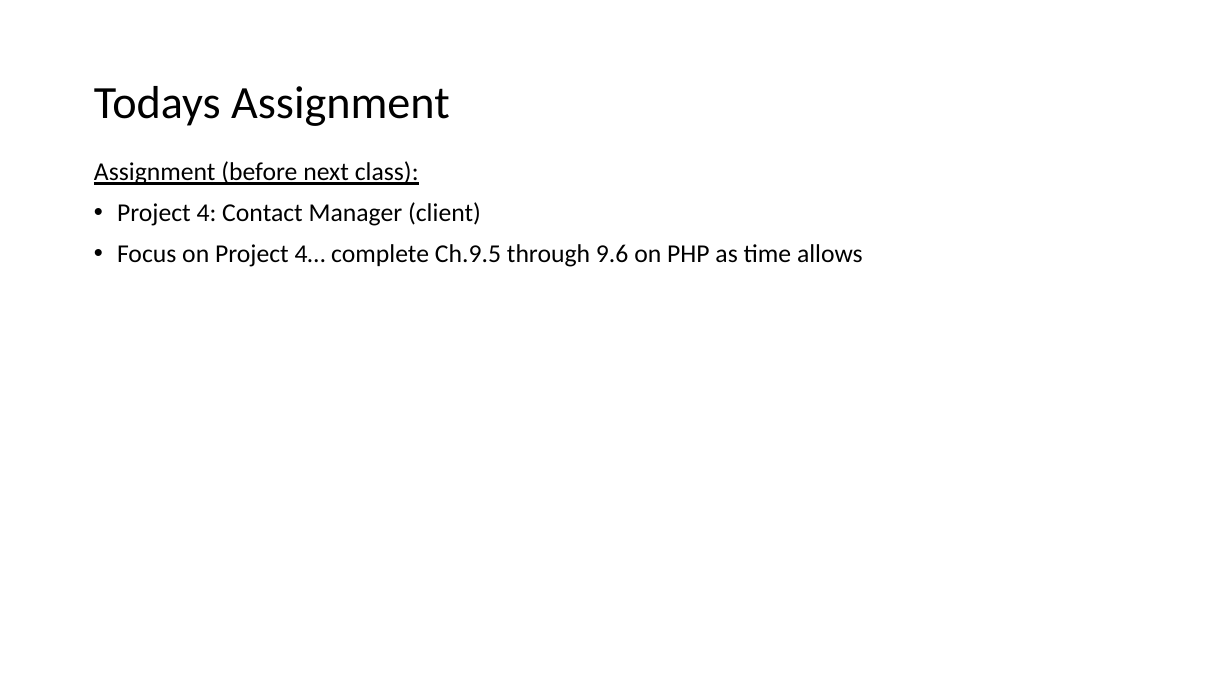
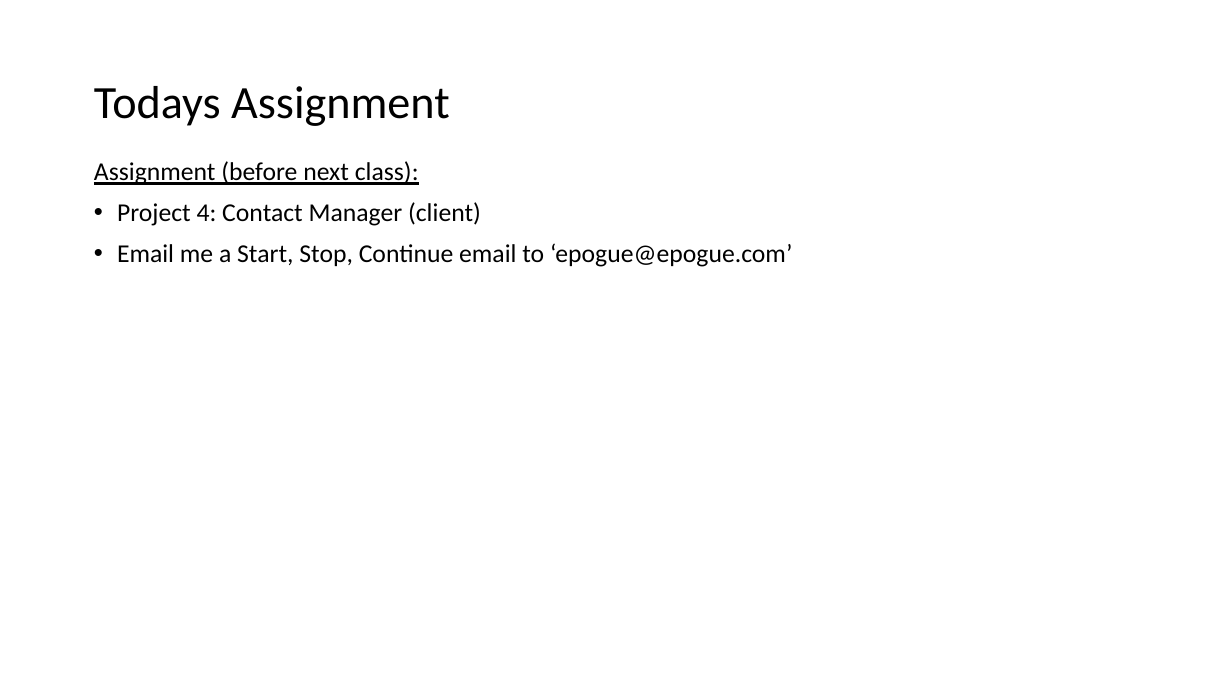
Before and after one commit to EricJPogue/www-epogue-info, a slide deck: slide 4 of CPSC-24700/Presentations/session-29.pptx. Drawn at 1232x693 pixels with LibreOffice and Linux fonts; fonts in the diff are those of the drawing. Boxes give left, top, right and bottom in pixels: in the first picture for what was removed or moved away, otherwise in the second. Text is boxed around its words. In the diff, an @@ line names an element or a change of style, - is before the commit and + after.

```diff
--- a/CPSC-24700/Presentations/session-29.pptx
+++ b/CPSC-24700/Presentations/session-29.pptx
@@ text at [117,243,792,267]: text changed @@
-• Focus on Project 4… complete Ch.9.5 through 9.6 on PHP as time allows
+• Email me a Start, Stop, Continue email to ‘epogue@epogue.com’
```
Also in this commit, not shown: 1 other slide changed, 1 other file.
